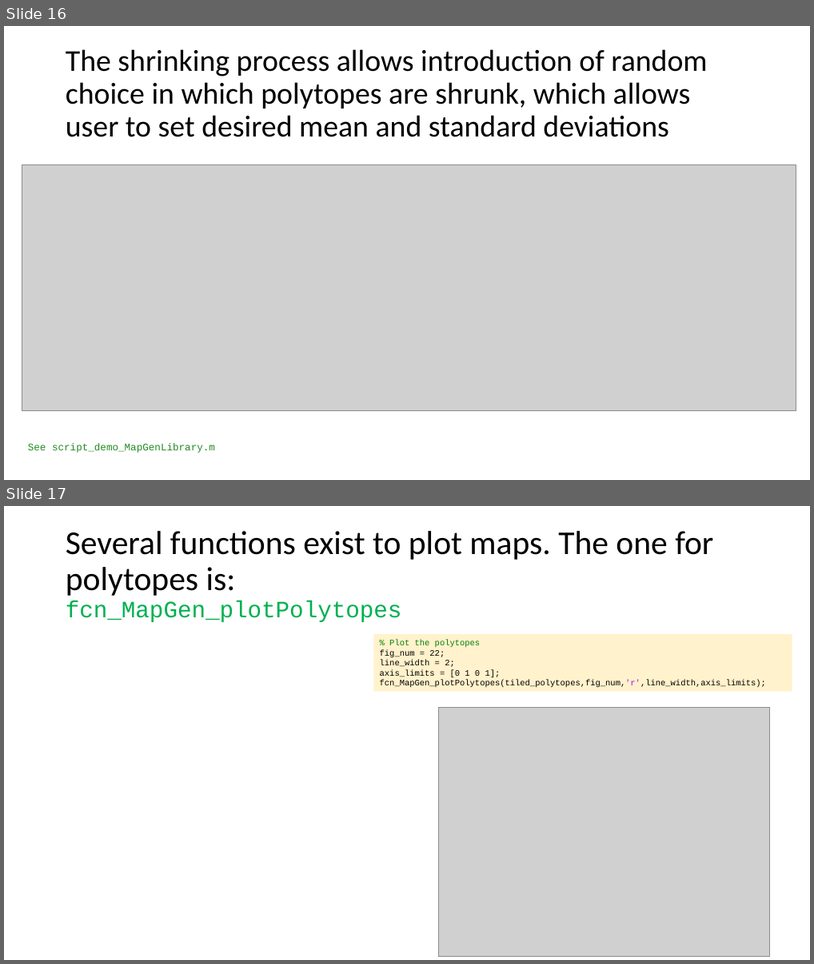
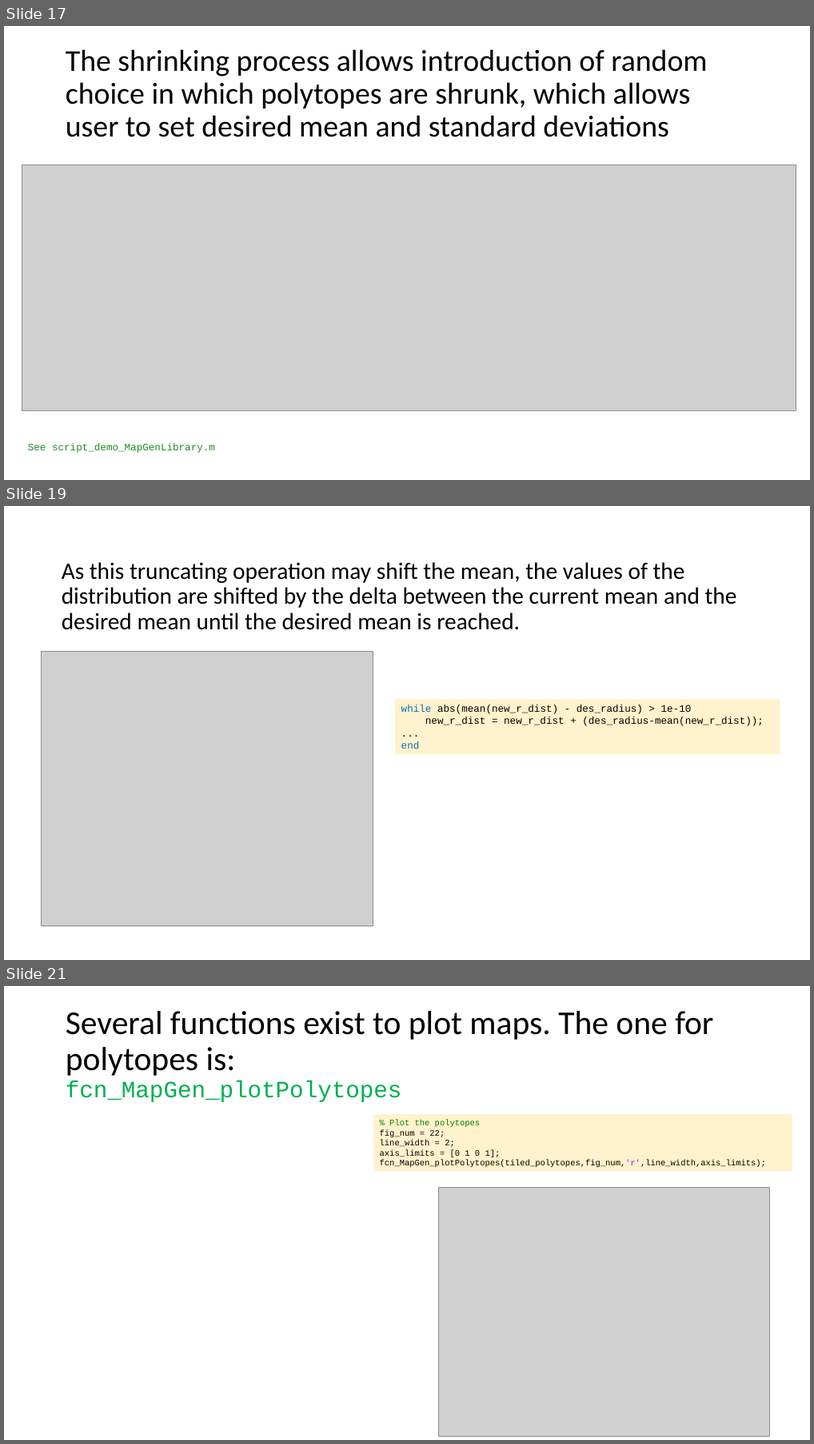
Before and after one commit to ivsg-psu/PathPlanning_MapTools_MapGenClassLibrary, a slide deck: Documents/MapGenClassLibrary.pptx. Shown one above the other, each under a label of ours: slides 16 and 17 before the commit, slides 17, 19 and 21 after it; the slides between them are not shown. The pictures are 814x964 and 814x1444 pixels, drawn with LibreOffice and Linux fonts; fonts in the diff are those of the drawing; grey boxes stand for pictures. Boxes give left, top, right and bottom in pixels: in the first picture for what was removed or moved away, otherwise in the second. Text is boxed around its words. In the diff, an @@ line names an element or a change of style, - is before the commit and + after.

```diff
--- a/Documents/MapGenClassLibrary.pptx
+++ b/Documents/MapGenClassLibrary.pptx
@@ slide 19 added at bbox=[4, 506, 810, 960], background #FFFFFF @@
@@ title added at bbox=[62, 562, 738, 630], 28 pt, text #000000 @@
+As this truncating operation may shift the mean, the values of the distribution are shifted by the delta between the current mean and the desired mean until the desired mean is reached.
@@ picture added at bbox=[41, 651, 374, 926] @@
@@ rectangle added at bbox=[395, 699, 781, 754], fill #FFF2CC, 12 pt, text #000000 @@
+while abs(mean(new_r_dist) - des_radius) > 1e-10
+new_r_dist = new_r_dist + (des_radius-mean(new_r_dist));
+...
+end
@@ what was slide 16 is now slide 17 @@
@@ what was slide 17 is now slide 21 @@
```
Also in this commit, not shown: 3 other slides added.
